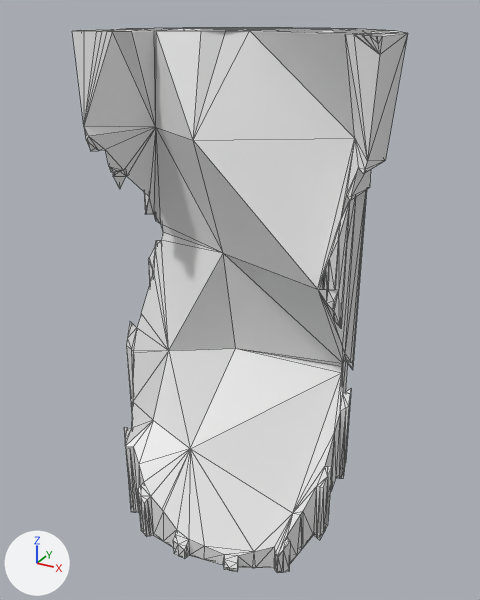
Two versions of the OBJ model ProjectAV/Models/ruiny/kolumna_top.obj, one commit apart.
Camera for both pictures: a camera (50 mm lens) standing at (6.54, -11.27, 10.51) and looking at (0.52, -0.34, 5.05). Arrows for +X, +Y and +Z are at lower left; the lights stay in place. Mesh edges are drawn as thin lines. Where no turn or scale is listed for an object, it has been applied to the vertices.

Script lines for the objects in view, before the commit:
```python
me_cylinder_028 = bpy.data.meshes.new('Cylinder.028')
me_cylinder_028.from_pydata(...)  # 458 vertices, 910 faces; spans x -2.26..3.36, y -2.93..2.34, z 0.08..10.14
me_cylinder_028.materials.append(mat_kolumna_z_001)  # white #e7e7e7
# before: 8 (0.21, -1.46, 8.42) at pixel (193, 140), 146 (0.21, -0.3, 10.14) at pixel (225, 31), 147 (0.57, -0.07, 10.14) at pixel (249, 30), 148 (-0.09, -0.62, 10.14) at pixel (201, 31)
ob_cylinder_028 = bpy.data.objects.new('Cylinder.028', me_cylinder_028)
ob_cylinder_028.location = (0.0, 0.0, 0.0)
```
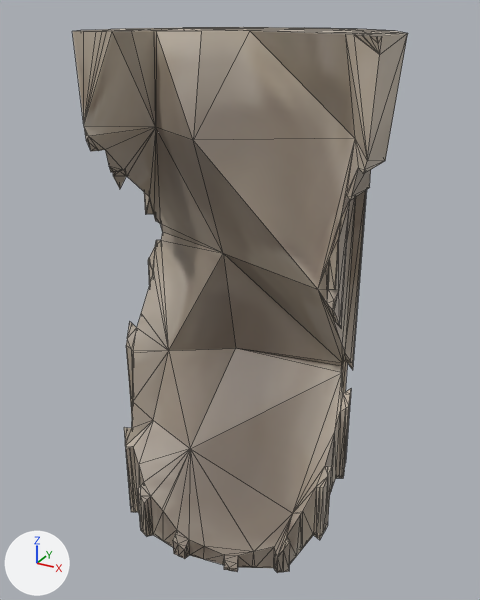
Changed parts and their boxes (x1, y1, x2, y2) in the pictures (480 x 600 px; the box of a moved part takes in the faces that stretch with it):
part 1 of me_cylinder_028, cut back
    both: (193, 31, 249, 140)
part 2 of me_cylinder_028, moved or reshaped
    before: (320, 200, 350, 290)
    after: (339, 200, 350, 235)
part 3 of me_cylinder_028, moved or reshaped
    both: (343, 360, 347, 393)
part 4 of me_cylinder_028, recoloured
    both: (72, 27, 408, 573)

What changed in the scene script:
```text
Add img_kolumna_z_czesci_base_color_png:
    img_kolumna_z_czesci_base_color_png = load_image('kolumna_z_czesci_Base_color.png', 'kolumna_z_czesci_Base_color.png', 2048, 2048, 'sRGB')
Add mat_kolumna_z_czesci:
    mat_kolumna_z_czesci = principled_material('kolumna_z_czesci')
    mat_kolumna_z_czesci.texture = img_kolumna_z_czesci_base_color_png
Change me_cylinder_028:
    used by ob_cylinder_028; location = (0.0, 0.0, 0.0)
    verts and faces of me_cylinder_028; kept vertices keep their numbers, new ones are numbered from 458
    remove me_cylinder_028.from_pydata(...)  # 458 vertices, 910 faces; spans x -2.26..3.36, y -2.93..2.34, z 0.08..10.14
    add me_cylinder_028.from_pydata(...)  # 455 vertices, 906 faces; spans x -2.26..3.36, y -2.93..2.34, z 0.08..10.14
    me_cylinder_028 part 1
    add delete_vertices([146])  # with the faces that use them
    add faces += [(8, 147, 148)]
    me_cylinder_028 part 2
    2 vertices are removed from x 2.65..2.69, y -1.38..-1.29, z 6.07..6.1
    8 faces are deleted
    6 new faces join them
    me_cylinder_028 part 3
    11 faces are deleted
    11 new faces join them
    me_cylinder_028 part 4: 894 faces spanning x -2.26..3.36, y -2.93..2.34, z 0.08..10.14 switch from mat_kolumna_z_001 (white #e7e7e7) to mat_kolumna_z_czesci (picture img_kolumna_z_czesci_base_color_png)
```
